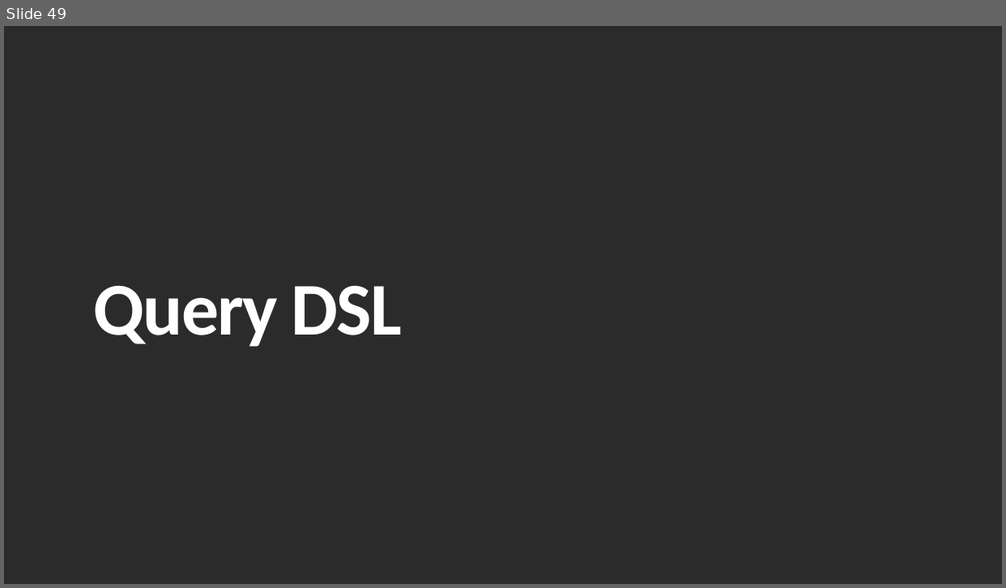
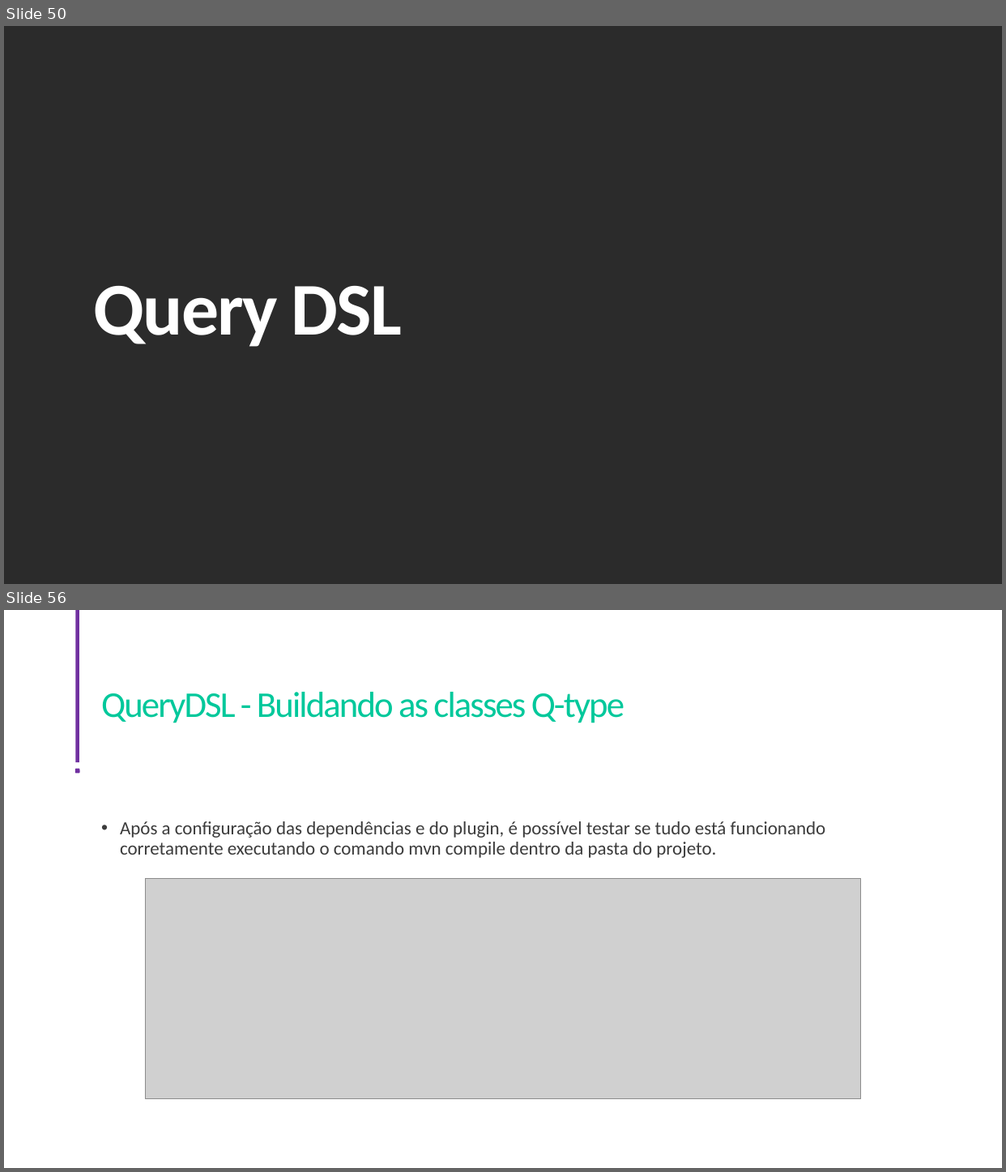
Before and after one commit to Arthur-Net0/godev-acampar-backend, a slide deck: Apresentação.pptx. Shown one above the other, each under a label of ours: slide 49 before the commit, slides 50 and 56 after it; the slides between them are not shown. The pictures are 1006x588 and 1006x1172 pixels, drawn with LibreOffice and Linux fonts; fonts in the diff are those of the drawing; grey boxes stand for pictures; background and template pictures are left out; a plain dark background stands for a picture behind light text. Boxes give left, top, right and bottom in pixels: in the first picture for what was removed or moved away, otherwise in the second. Text is boxed around its words. In the diff, an @@ line names an element or a change of style, - is before the commit and + after.

Commit message:
QueryDSL

```diff
--- a/Apresentação.pptx
+++ b/Apresentação.pptx
@@ slide 56 added at <box>4,610,1002,1168</box>, background picture (left out) @@
@@ rectangle added at <box>75,610,79,762</box>, fill #7030A0 @@
@@ title added at <box>101,692,624,723</box>, 35 pt, text #00C89B @@
+QueryDSL - Buildando as classes Q-type
@@ rounded rectangle added at <box>75,768,80,773</box>, fill #7030A0 @@
@@ text added at <box>120,821,826,858</box>, 18 pt, text #3C3C3C @@
+• Após a configuração das dependências e do plugin, é possível testar se tudo está funcionando corretamente executando o comando mvn compile dentro da pasta do projeto.
@@ picture added at <box>145,878,860,1099</box> @@
@@ what was slide 49 is now slide 50 @@
```
Also in this commit, not shown: 1 slide changed, 13 other slides added, 4 slides removed, 5 other files.
